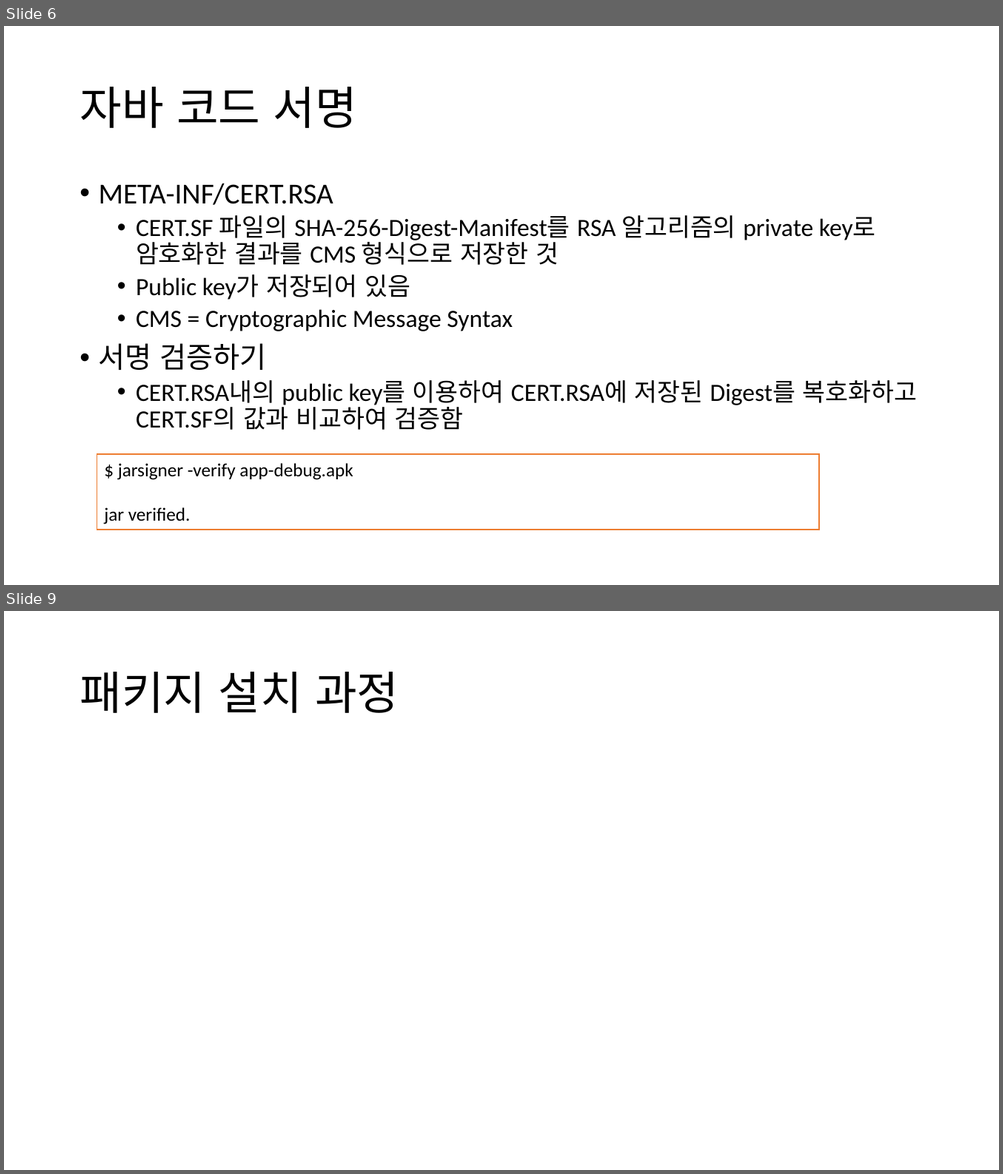
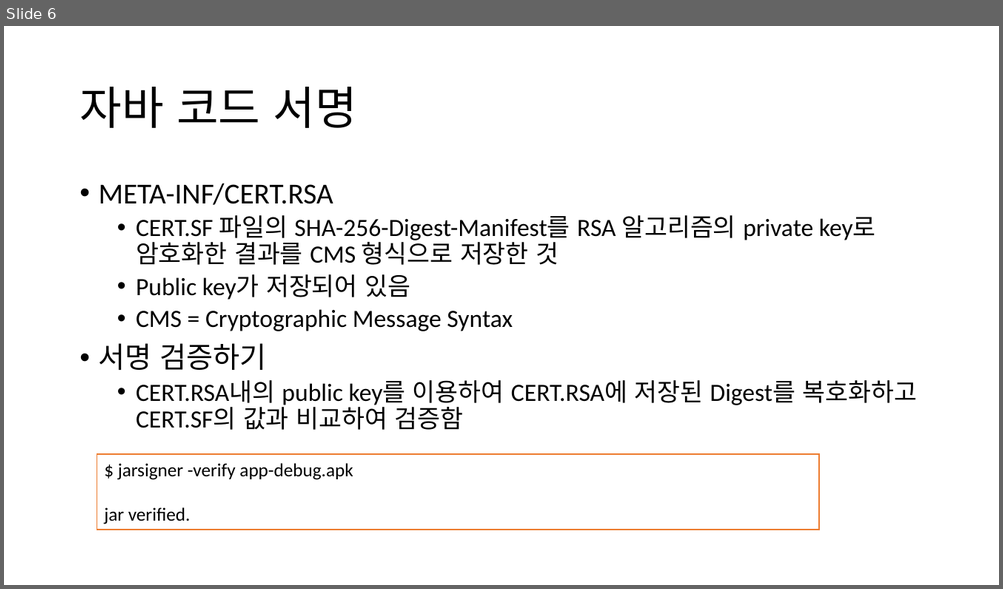
Before and after one commit to jyheo/jyheo.github.io, a slide deck: androidsec/안드로이드 코드 서명.pptx. Shown one above the other, each under a label of ours: slides 6 and 9 before the commit, slide 6 after it; the slides between them are not shown. The pictures are 1003x1174 and 1003x589 pixels, drawn with LibreOffice and Linux fonts; fonts in the diff are those of the drawing. Boxes give left, top, right and bottom in pixels: in the first picture for what was removed or moved away, otherwise in the second. Text is boxed around its words. In the diff, an @@ line names an element or a change of style, - is before the commit and + after.

```diff
--- a/androidsec/안드로이드 코드 서명.pptx
+++ b/androidsec/안드로이드 코드 서명.pptx
@@ slide 9 removed at bbox=[4, 611, 999, 1170], background #FFFFFF @@
@@ title removed at bbox=[79, 672, 398, 713] @@
-패키지 설치 과정
```
Also in this commit, not shown: 3 slides changed, 2 other slides removed, 6 other files.
